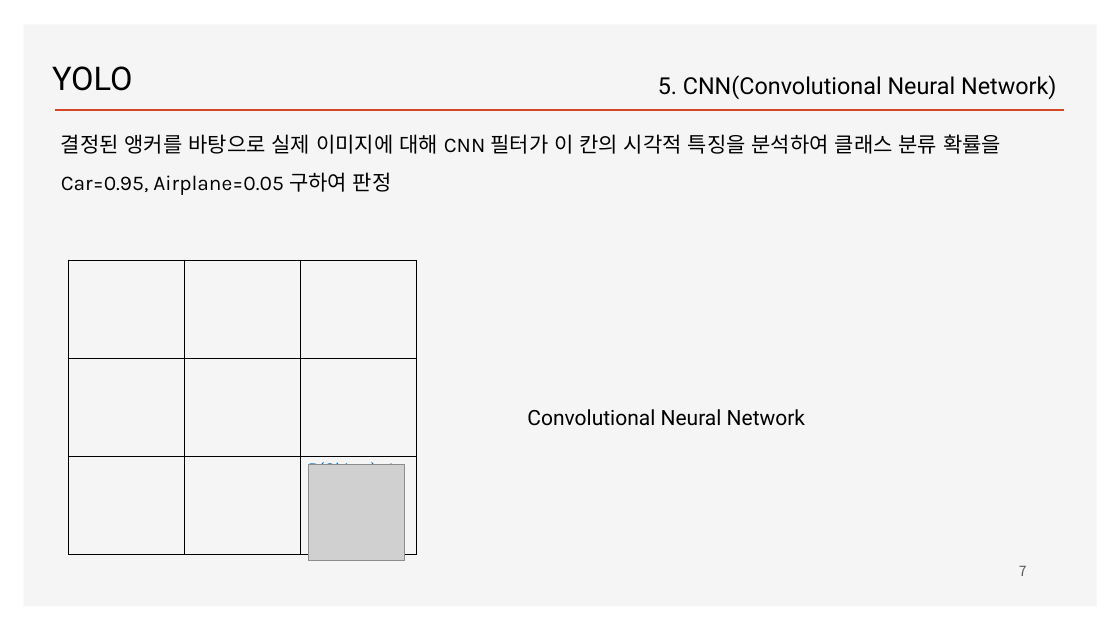
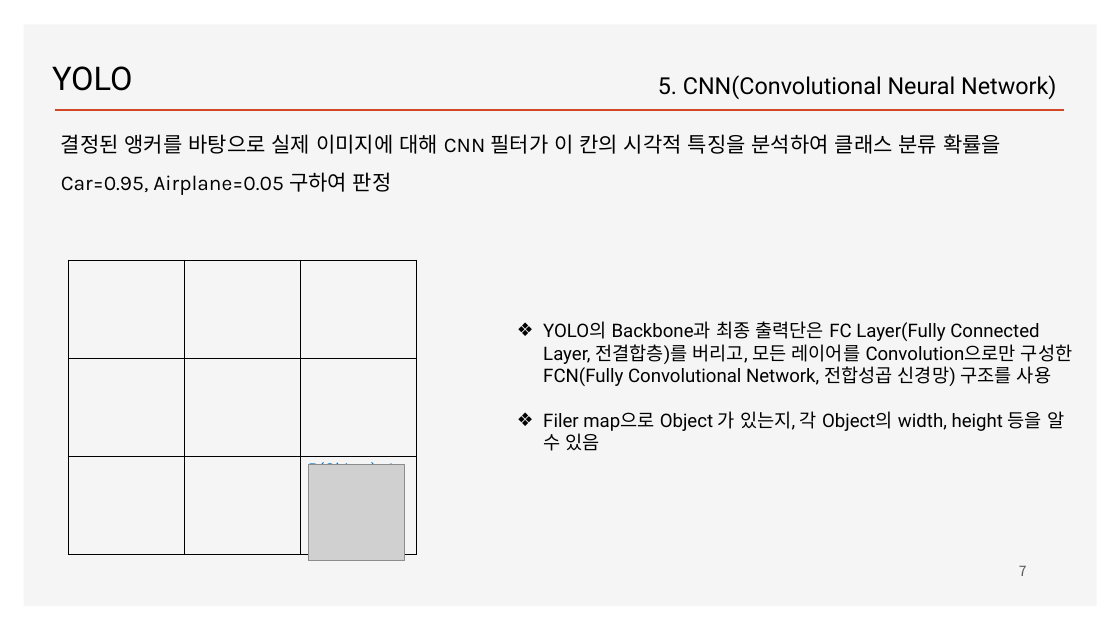
Before and after one commit to ancestor9/2026_Fall_Deep-Learning-with-Python, a slide deck: slide 7 of CNN/Object detection_YOLO.pptx. Drawn at 1120x630 pixels with LibreOffice and Linux fonts; fonts in the diff are those of the drawing; grey boxes stand for pictures; background and template pictures are left out. Boxes give left, top, right and bottom in pixels: in the first picture for what was removed or moved away, otherwise in the second. Text is boxed around its words. In the diff, an @@ line names an element or a change of style, - is before the commit and + after.

```diff
--- a/CNN/Object detection_YOLO.pptx
+++ b/CNN/Object detection_YOLO.pptx
@@ text at box(543, 321, 1072, 451): text changed; size 18 to 16 pt @@
-Convolutional Neural Network
+❖ YOLO의 Backbone과 최종 출력단은 FC Layer(Fully Connected Layer, 전결합층)를 버리고, 모든 레이어를 Convolution으로만 구성한 FCN(Fully Convolutional Network, 전합성곱 신경망) 구조를 사용
+❖ Filer map으로 Object 가 있는지, 각 Object의 width, height 등을 알 수 있음
```
Also in this commit, not shown: 2 other slides changed, 3 slides added.
